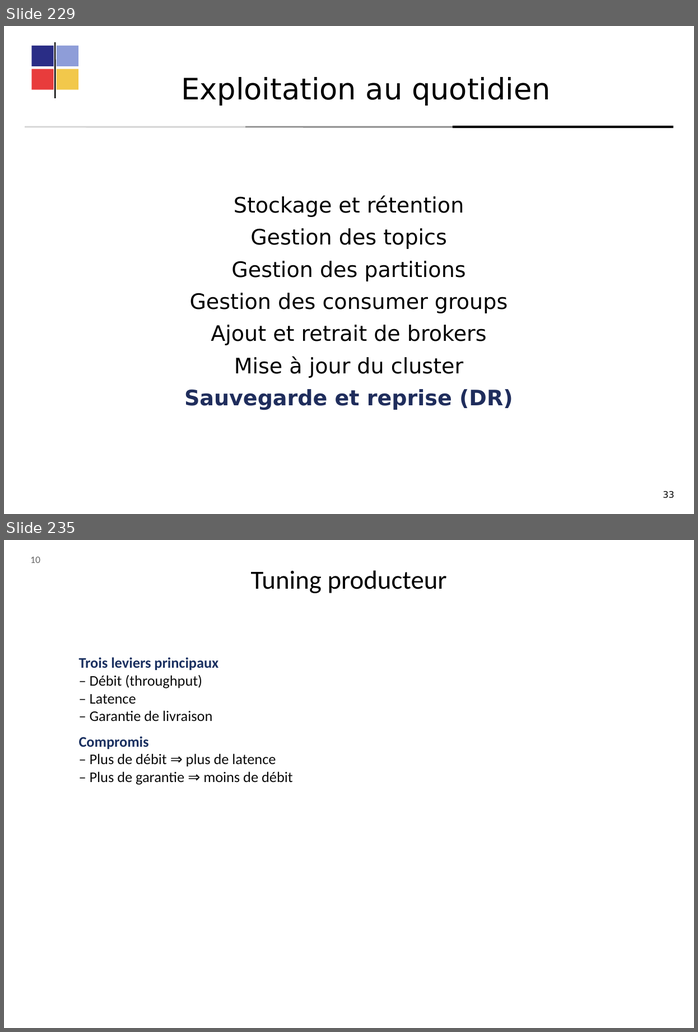
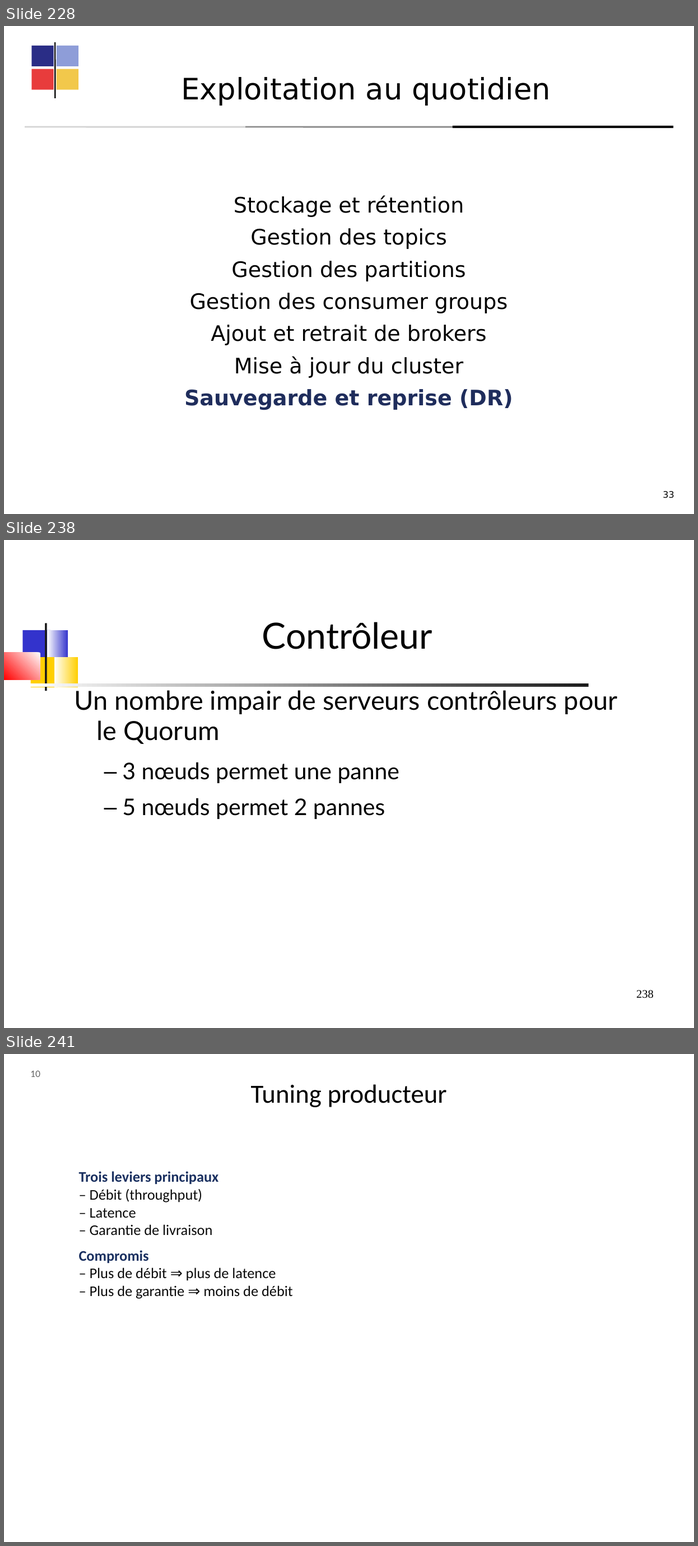
Before and after one commit to dthibau/kafka, a slide deck: KafkaAdmin.odp. Shown one above the other, each under a label of ours: slides 229 and 235 before the commit, slides 228, 238 and 241 after it; the slides between them are not shown. The pictures are 698x1032 and 698x1546 pixels, drawn with LibreOffice and Linux fonts; fonts in the diff are those of the drawing. Boxes give left, top, right and bottom in pixels: in the first picture for what was removed or moved away, otherwise in the second. Text is boxed around its words. In the diff, an @@ line names an element or a change of style, - is before the commit and + after.

```diff
--- a/KafkaAdmin.odp
+++ b/KafkaAdmin.odp
@@ slide 238 added at (x1=4, y1=540, x2=694, y2=1028), background #FFFFFF @@
@@ title added at (x1=262, y1=622, x2=432, y2=649), 44 pt, text #000000 @@
+Contrôleur
@@ group added at (x1=4, y1=623, x2=589, y2=691): 5 freeform shapes, 2 rounded rectangles @@
@@ text added at (x1=75, y1=690, x2=618, y2=819), 32 pt, text #000000 @@
+Un nombre impair de serveurs contrôleurs pour le Quorum
+  – 3 nœuds permet une panne
+  – 5 nœuds permet 2 pannes
@@ page number added at (x1=636, y1=990, x2=654, y2=998), 14 pt, text #000000 @@
+238
@@ what was slide 229 is now slide 228 @@
@@ what was slide 235 is now slide 241 @@
```
Also in this commit, not shown: 30 slides changed, 8 other slides added, 3 slides removed, 1 other file.
